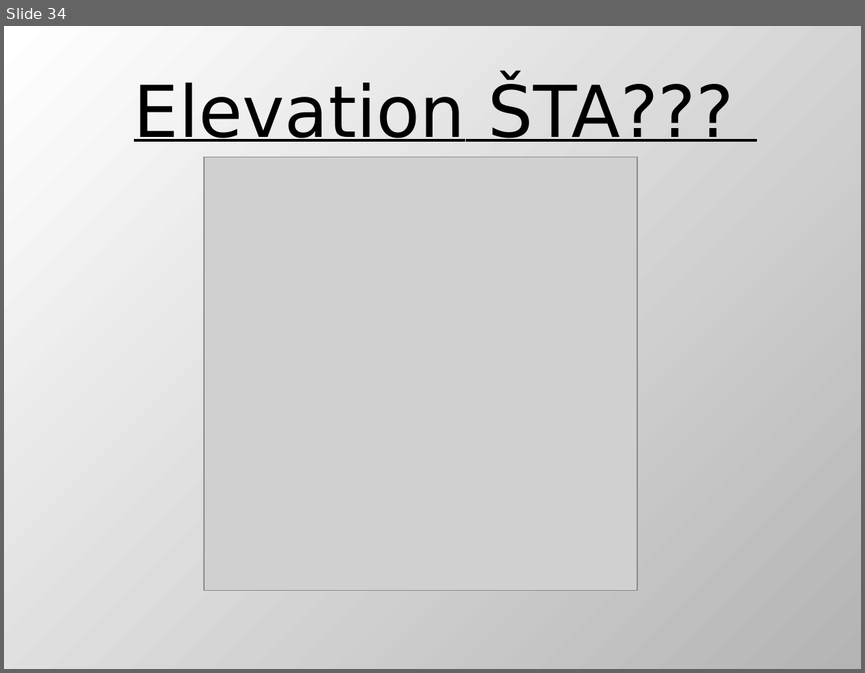
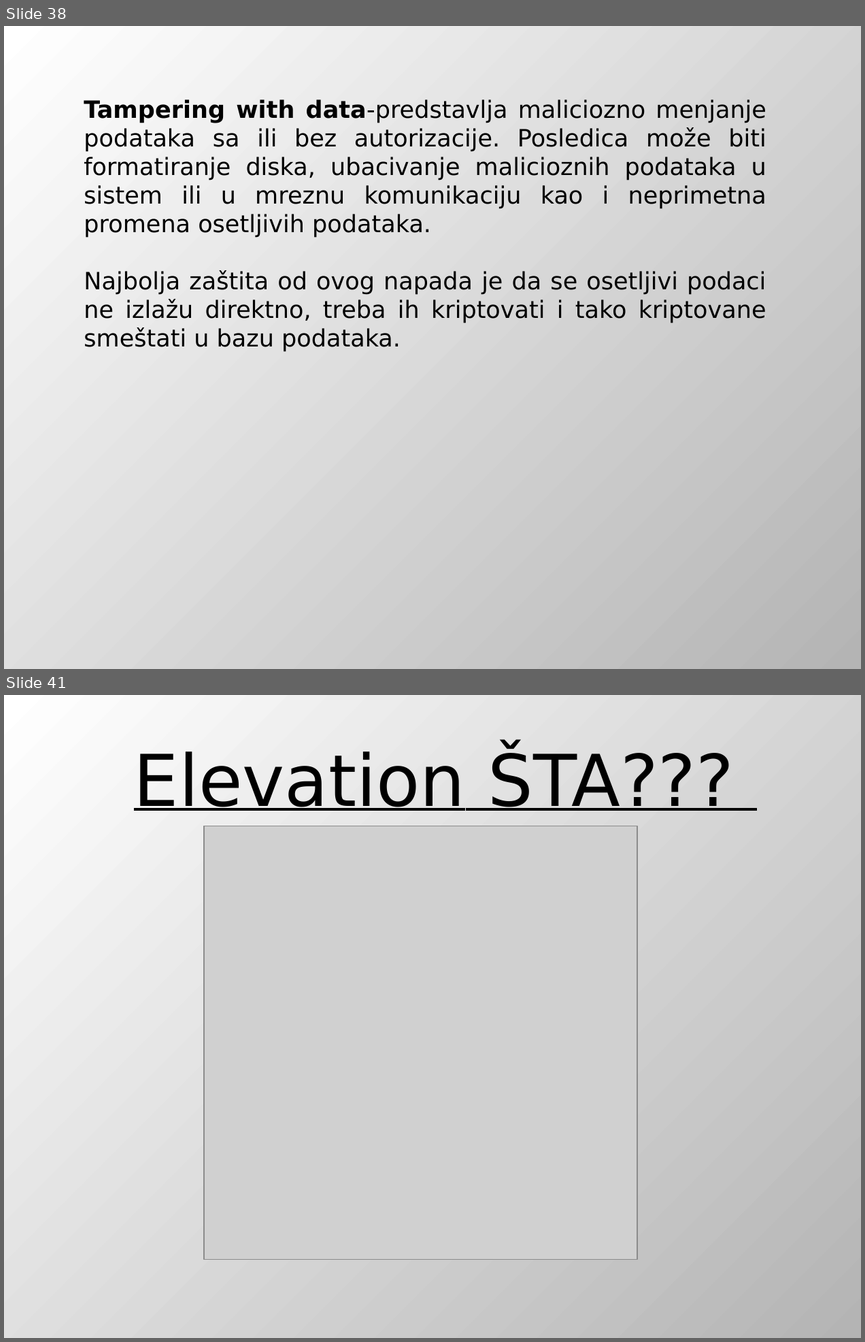
Before and after one commit to DejanUrosevic/XML-Projekat, a slide deck: Model Pretnji.pptx. Shown one above the other, each under a label of ours: slide 34 before the commit, slides 38 and 41 after it; the slides between them are not shown. The pictures are 865x673 and 865x1342 pixels, drawn with LibreOffice and Linux fonts; fonts in the diff are those of the drawing; grey boxes stand for pictures. Boxes give left, top, right and bottom in pixels: in the first picture for what was removed or moved away, otherwise in the second. Text is boxed around its words. In the diff, an @@ line names an element or a change of style, - is before the commit and + after.

Commit message:
Spoofing i tampering with data dodat u prezentaciju.

```diff
--- a/Model Pretnji.pptx
+++ b/Model Pretnji.pptx
@@ slide 38 added at box(4, 26, 861, 669), background gradient #FFFFFF to #B4B4B4 @@
@@ text added at box(84, 99, 766, 352), 20 pt, text #000000 @@
+Tampering with data-predstavlja maliciozno menjanje podataka sa ili bez autorizacije. Posledica može biti formatiranje diska, ubacivanje malicioznih podataka u sistem ili u mreznu komunikaciju kao i neprimetna promena osetljivih podataka.
+Najbolja zaštita od ovog napada je da se osetljivi podaci ne izlažu direktno, treba ih kriptovati i tako kriptovane smeštati u bazu podataka.
@@ what was slide 34 is now slide 41 @@
```
Also in this commit, not shown: 1 slide changed, 6 other slides added.
